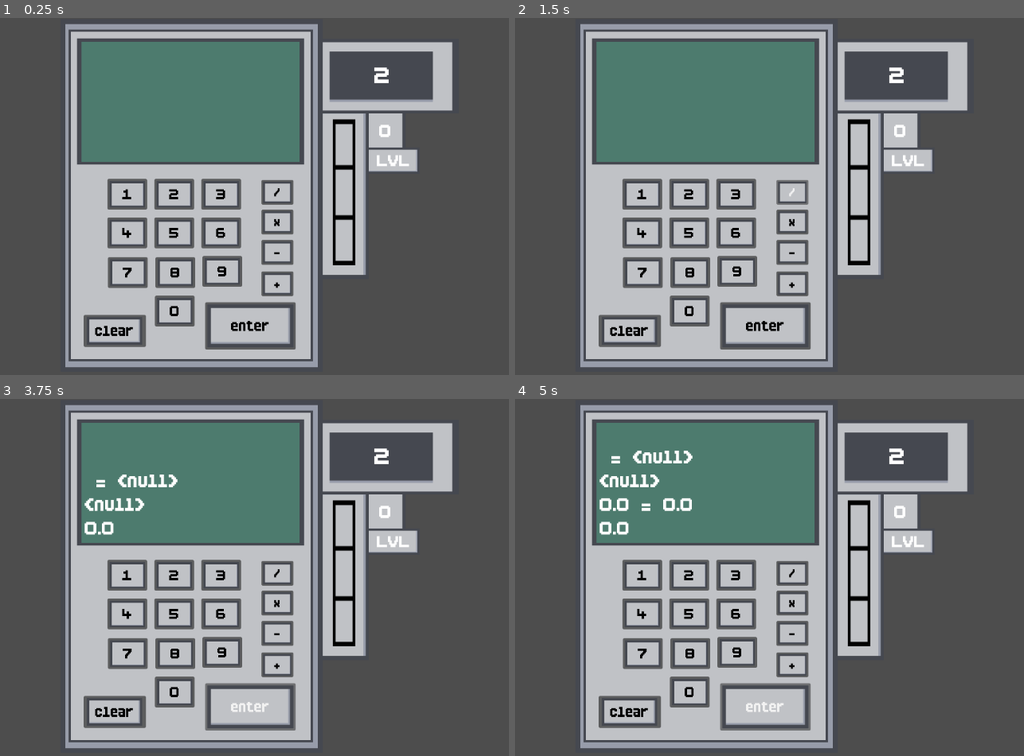
Above: before the commit, frames 1-4 (two rows, left to right).
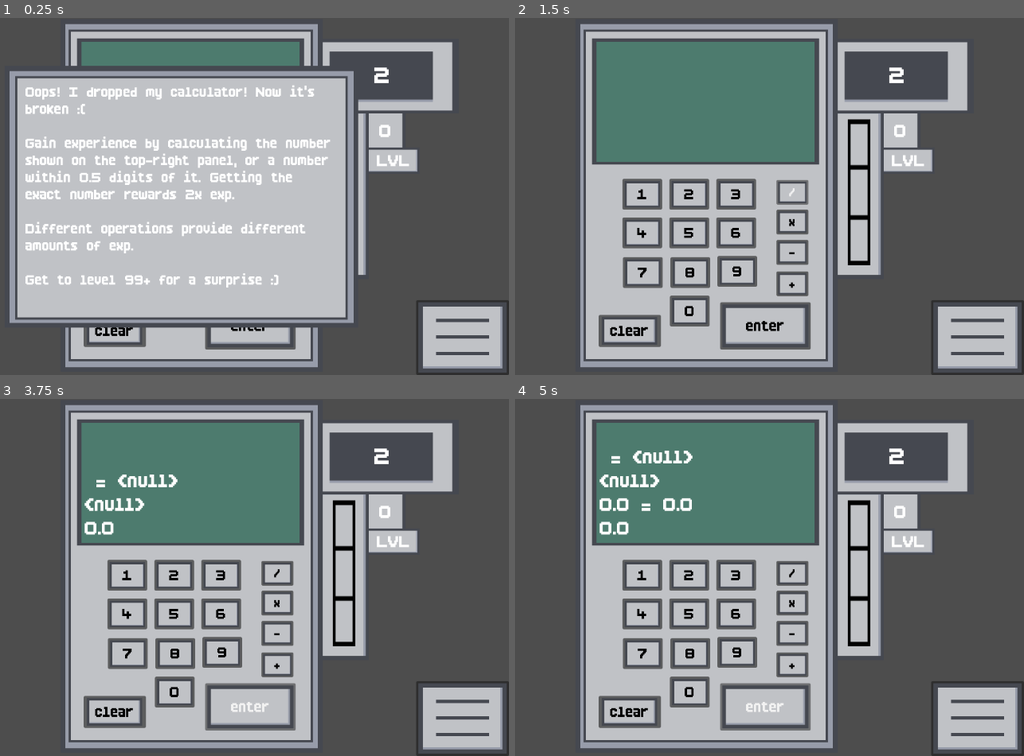
Above: after the commit, the same moments.

Repository: ShadowArcher289/i-dropped-my-calculator
Game: Godot game, scene res://scenes/main.tscn
Two runs of this game, one before a commit and one after it. Both use one fixed random seed, a clock stepped at 60 frames per second and the inputs below.
Inputs (mouse positions are in pixels of both pictures, inside the frame that each line leads up to):
- Up to frame 1 (0.25 s): no input
- Up to frame 2 (1.5 s): click (978, 339) at 0.52 s; click "/" at 1.25 s
- Up to frame 3 (3.75 s): click "-" at 2 s; click "+" at 2.75 s; click "enter" at 3.5 s
- Up to frame 4 (5 s): click "enter" at 4.25 s

The runs differ from the first frame. In frame 1, 36% of the frame differs, in the area x 1-100%, y 13-100%; in frame 2, 2.8%; in frame 3, 2.8%; in frame 4, 2.8%.

Commit message:
added more sounds for exp gain. added description.

Diff:
--- a/scenes/main.tscn
+++ b/scenes/main.tscn
@@ -1,15 +1,20 @@
-[gd_scene load_steps=3 format=3 uid="uid://bv2x3qji5q84a"]
+[gd_scene load_steps=4 format=3 uid="uid://bv2x3qji5q84a"]
 
 [ext_resource type="PackedScene" uid="uid://b6ng52oealvwa" path="res://scenes/exp_bar.tscn" id="1_0wfyh"]
 [ext_resource type="PackedScene" uid="uid://co8sti2ydvcrl" path="res://scenes/calculator.tscn" id="1_o5qli"]
+[ext_resource type="PackedScene" uid="uid://cypinnyil4cjs" path="res://scenes/menu.tscn" id="3_sugp2"]
 
 [node name="Main" type="Node2D"]
 
 [node name="Camera2D" type="Camera2D" parent="."]
 anchor_mode = 0
 
+[node name="CanvasLayer" type="CanvasLayer" parent="."]
+
+[node name="Menu" parent="CanvasLayer" instance=ExtResource("3_sugp2")]
+
+[node name="Calculator" parent="CanvasLayer" instance=ExtResource("1_o5qli")]
+position = Vector2(335, 0)
+
 [node name="ExpBar" parent="." instance=ExtResource("1_0wfyh")]
 position = Vector2(805, 37)
-
-[node name="Calculator" parent="." instance=ExtResource("1_o5qli")]
-position = Vector2(335, 0)
--- /dev/null
+++ b/scenes/menu.tscn
@@ -0,0 +1,60 @@
+[gd_scene load_steps=6 format=3 uid="uid://cypinnyil4cjs"]
+
+[ext_resource type="Script" uid="uid://e0m8sp5rjw0c" path="res://scripts/menu.gd" id="1_4ytvr"]
+[ext_resource type="FontFile" uid="uid://cslolpkbwdier" path="res://assets/fonts/boldpixels.boldpixels.otf" id="1_vjb58"]
+[ext_resource type="Texture2D" uid="uid://dp5rlgee6to4o" path="res://assets/calculator/MenuButton.png" id="1_yqeox"]
+[ext_resource type="Theme" uid="uid://c635ramjqf4e0" path="res://assets/CalculatorButtonsStyle.tres" id="3_con2f"]
+[ext_resource type="Texture2D" uid="uid://cwffnk5um8u33" path="res://assets/calculator/CalcBackground.png" id="3_mhnvy"]
+
+[node name="Menu" type="Control"]
+layout_mode = 3
+anchors_preset = 15
+anchor_right = 1.0
+anchor_bottom = 1.0
+grow_horizontal = 2
+grow_vertical = 2
+script = ExtResource("1_4ytvr")
+
+[node name="ToggleMenu" type="Button" parent="."]
+layout_mode = 1
+anchors_preset = 3
+anchor_left = 1.0
+anchor_top = 1.0
+anchor_right = 1.0
+anchor_bottom = 1.0
+offset_left = -168.0
+offset_top = -136.0
+grow_horizontal = 0
+grow_vertical = 0
+theme_override_fonts/font = ExtResource("1_vjb58")
+icon = ExtResource("1_yqeox")
+
+[node name="TextDisplay" type="Node2D" parent="."]
+z_index = 5
+
+[node name="CalcBackground" type="Sprite2D" parent="TextDisplay"]
+position = Vector2(559, 325)
+rotation = -1.5707964
+texture = ExtResource("3_mhnvy")
+
+[node name="RichTextLabel" type="RichTextLabel" parent="TextDisplay"]
+anchors_preset = 15
+anchor_right = 1.0
+anchor_bottom = 1.0
+offset_left = 277.0
+offset_top = 119.0
+offset_right = 846.0
+offset_bottom = 530.0
+grow_horizontal = 2
+grow_vertical = 2
+theme = ExtResource("3_con2f")
+theme_override_font_sizes/normal_font_size = 30
+text = "Oops! I dropped my calculator! Now it's broken :(
+
+Gain experience by calculating the number shown on the top-right panel, or a number within 0.5 digits of it. Getting the exact number rewards 2x exp.
+
+Different operations provide different amounts of exp.
+
+Get to level 99+ for a surprise :)"
+
+[connection signal="pressed" from="ToggleMenu" to="." method="_on_toggle_menu_pressed"]
--- a/scenes/sound_manager.tscn
+++ b/scenes/sound_manager.tscn
@@ -1,10 +1,12 @@
-[gd_scene load_steps=6 format=3 uid="uid://ijntc1i2ns6h"]
+[gd_scene load_steps=8 format=3 uid="uid://ijntc1i2ns6h"]
 
 [ext_resource type="AudioStream" uid="uid://bqqpuqyb2bf2" path="res://assets/audio/strap tighten 1.wav" id="1_5lwbd"]
 [ext_resource type="Script" uid="uid://bwepey3vidbld" path="res://scripts/SoundManager.gd" id="1_ro3ww"]
 [ext_resource type="AudioStream" uid="uid://blxenorolhajk" path="res://assets/audio/switch blade 2.wav" id="2_ro3ww"]
 [ext_resource type="AudioStream" uid="uid://dr4y7eyyp2hxh" path="res://assets/audio/coin.wav" id="3_v1pt3"]
 [ext_resource type="AudioStream" uid="uid://c63585e3t4dpm" path="res://assets/audio/small metal case closed 1.wav" id="4_mpi5b"]
+[ext_resource type="AudioStream" uid="uid://cfkp5f42ue08w" path="res://assets/audio/kids-cheering-fnaf-1-sound-effects-made-with-Voicemod.wav" id="6_v1pt3"]
+[ext_resource type="AudioStream" uid="uid://ysp6m4qne63g" path="res://assets/audio/cute-level-up-3-189853.wav" id="7_mpi5b"]
 
 [node name="SoundManager" type="Node2D"]
 script = ExtResource("1_ro3ww")
@@ -20,3 +22,9 @@
 
 [node name="Unlock" type="AudioStreamPlayer" parent="."]
 stream = ExtResource("4_mpi5b")
+
+[node name="Celebration" type="AudioStreamPlayer" parent="."]
+stream = ExtResource("6_v1pt3")
+
+[node name="GainExp" type="AudioStreamPlayer" parent="."]
+stream = ExtResource("7_mpi5b")
--- a/scripts/SignalBus.gd
+++ b/scripts/SignalBus.gd
@@ -1,3 +1,6 @@
 extends Node
 
 signal calculated_result(result: float); ## signal for the returned value from the calculator
+
+signal disable_random(); ## disable the randomness.
+signal enable_random(); ## enable the randomness.
--- a/scripts/SoundManager.gd
+++ b/scripts/SoundManager.gd
@@ -7,3 +7,5 @@
 @onready var button_press: AudioStreamPlayer = $ButtonPress
 @onready var level_up: AudioStreamPlayer = $LevelUp
 @onready var unlock: AudioStreamPlayer = $Unlock
+@onready var celebration: AudioStreamPlayer = $Celebration
+@onready var gain_exp: AudioStreamPlayer = $GainExp
--- a/scripts/calculator.gd
+++ b/scripts/calculator.gd
@@ -19,12 +19,15 @@
 
 @onready var screen_text: RichTextLabel = $ScreenText
 
-var do_random = false; ## true to do random output, false to do normal output
+var do_random = true; ## true to do random output, false to do normal output
 
 var screen_display = "";
 var calculation: Array = [];
 
 func _ready() -> void:
+	SignalBus.disable_random.connect(_disable_random);
+	SignalBus.enable_random.connect(_enable_random);
+
 	button_1.focus_mode = Control.FOCUS_NONE;
 	button_2.focus_mode = Control.FOCUS_NONE;
 	button_3.focus_mode = Control.FOCUS_NONE;
@@ -42,6 +45,14 @@
 	button_enter.focus_mode = Control.FOCUS_NONE;
 	button_clear.focus_mode = Control.FOCUS_NONE;
 
+func _disable_random() -> void:
+	print_debug("Randomness Disabled");
+	do_random = false;
+
+func _enable_random() -> void:
+	print_debug("Randomness Enabled");
+	do_random = true;
+
 func divide(x, y) -> float: ## x / y
 	return float(x) / float(y);
 
@@ -90,31 +101,34 @@
 				y = calculation.get(i+2);
 
 
-			match operation:
-				"/":
-					final_result = divide(x, y);
-					print("unmodified_result: " + str(final_result));
-					if(do_random): # randomizer
-						final_result *= randf_range(0.9, 1.1)
-						final_result = snapped(final_result, 0.01);
-				"*":
-					final_result = multiply(x, y);
-					print("unmodified_result: " + str(final_result));
-					if(do_random): # randomizer
-						final_result *= randf_range(0.8, 1.2)
-						final_result = snapped(final_result, 0.01);
-				"-":
-					final_result = subtract(x, y);
-					print("unmodified_result: " + str(final_result));
-					if(do_random): # randomizer
-						final_result *= randf_range(0.75, 1.35)
-						final_result = snapped(final_result, 0.01);
-				"+":
-					final_result = addition(x, y);
-					print("unmodified_result: " + str(final_result));
-					if(do_random): # randomizer
-						final_result *= randf_range(0.6, 1.4)
-						final_result = snapped(final_result, 0.01);
+			if(x != null && y != null):
+				match operation:
+					"/":
+						final_result = divide(x, y);
+						print("unmodified_result: " + str(final_result));
+						if(do_random): # randomizer
+							final_result *= randf_range(0.9, 1.1)
+							final_result = snapped(final_result, 0.01);
+					"*":
+						final_result = multiply(x, y);
+						print("unmodified_result: " + str(final_result));
+						if(do_random): # randomizer
+							final_result *= randf_range(0.8, 1.2)
+							final_result = snapped(final_result, 0.01);
+					"-":
+						final_result = subtract(x, y);
+						print("unmodified_result: " + str(final_result));
+						if(do_random): # randomizer
+							final_result *= randf_range(0.75, 1.35)
+							final_result = snapped(final_result, 0.01);
+					"+":
+						final_result = addition(x, y);
+						print("unmodified_result: " + str(final_result));
+						if(do_random): # randomizer
+							final_result *= randf_range(0.6, 1.4)
+							final_result = snapped(final_result, 0.01);
+			else:
+				final_result = null;
 
 			if((i+3) >= calculation.size()):
 				break;
--- a/scripts/exp_bar.gd
+++ b/scripts/exp_bar.gd
@@ -23,8 +23,15 @@
 	exp_bar_display.value = experience % 100;
 	level_display.text = str(int(level));
 
+
+	SoundManager.gain_exp.play();
 	if (old_level != level): # play level up sound if the level changed
 		SoundManager.level_up.play();
+		level = 99
+		if(level >= 99.0): ## play celebration sfx when the level is above 99
+			SoundManager.celebration.play();
+			SignalBus.disable_random.emit(); # disable randomness at level 99
+
 
 func _result_calculated(result: float, operation: String) -> void:
 	if((result >= float(goal_value-0.5) && (result <= float(goal_value+0.5)))):
--- /dev/null
+++ b/scripts/menu.gd
@@ -0,0 +1,13 @@
+extends Control
+
+@onready var toggle_menu: Button = $ToggleMenu
+@onready var text_display: Node2D = $TextDisplay
+
+func _ready() -> void:
+	toggle_menu.focus_mode = Control.FOCUS_NONE;
+
+func _on_toggle_menu_pressed() -> void:
+	if(text_display.is_visible_in_tree()):
+		text_display.hide();
+	else:
+		text_display.show();
Not shown, added: assets/audio/cute-level-up-3-189853.wav.import
Not shown, added: assets/audio/kids-cheering-fnaf-1-sound-effects-made-with-Voicemod.wav.import
Binary file added: assets/calculator/MenuButton.png
Not shown, added: assets/calculator/MenuButton.png.import
Not shown, added: scripts/menu.gd.uid
Not shown, added: assets/audio/cute-level-up-3-189853.wav
Not shown, added: assets/audio/kids-cheering-fnaf-1-sound-effects-made-with-Voicemod.wav
